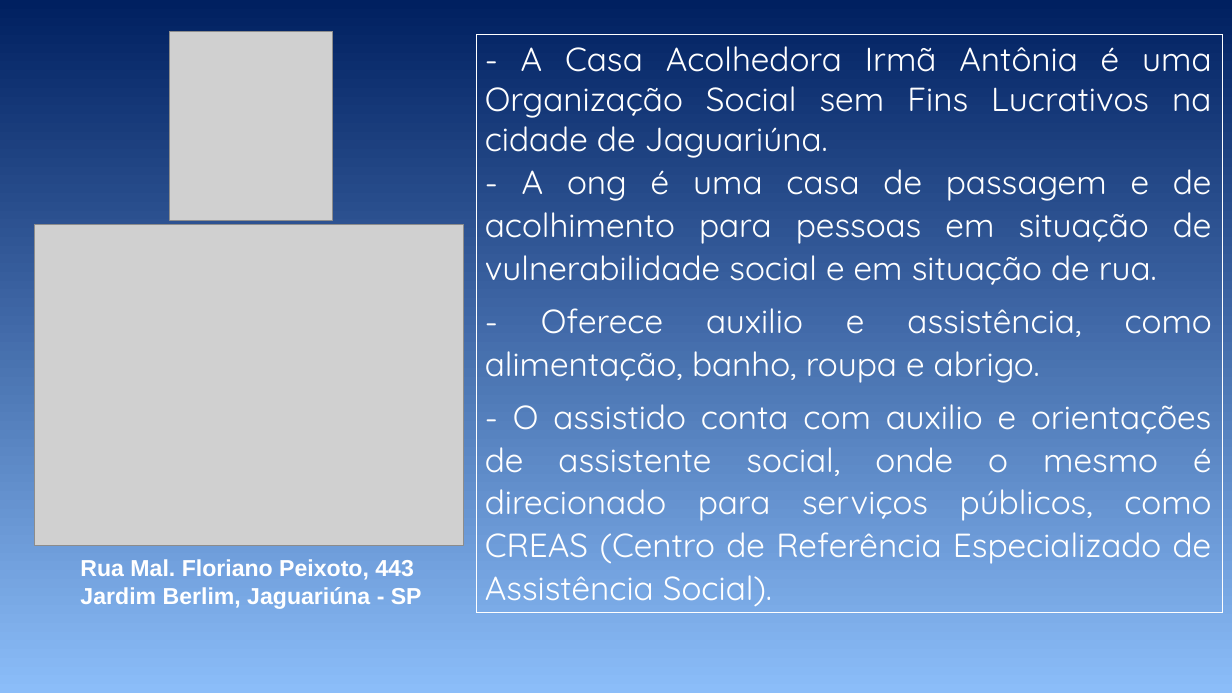
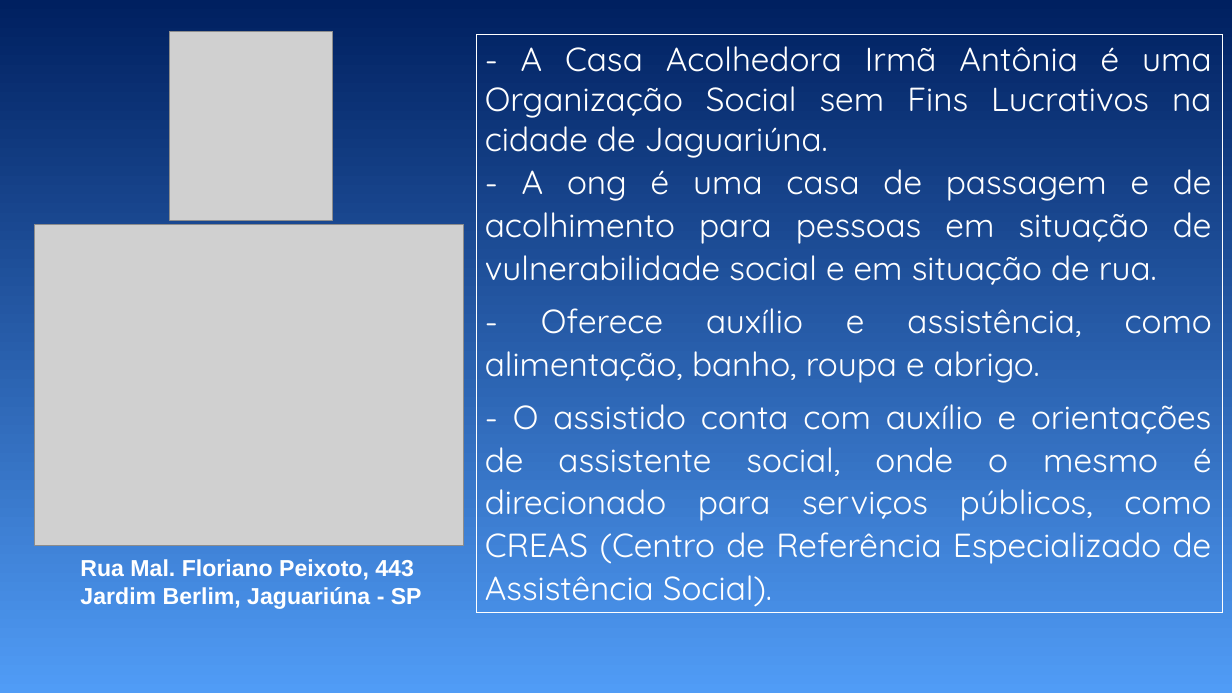
Before and after one commit to LeoImenes/Projeto-ONG, a slide deck: slide 2 of Apresentação/Apresentação.ppt. Drawn at 1232x693 pixels with LibreOffice and Linux fonts; fonts in the diff are those of the drawing; grey boxes stand for pictures. Boxes give left, top, right and bottom in pixels: in the first picture for what was removed or moved away, otherwise in the second. Text is boxed around its words. In the diff, an @@ line names an element or a change of style, - is before the commit and + after.

```diff
--- a/Apresentação/Apresentação.ppt
+++ b/Apresentação/Apresentação.ppt
@@ background gradient #002060 to #8BBDF9 to gradient #002060 to #509CF6 @@
@@ text in rectangle at bbox=[485, 308, 1212, 607]: text changed @@
-- Oferece auxilio e assistência, como alimentação, banho, roupa e abrigo.
-- O assistido conta com auxilio e orientações de assistente social, onde o mesmo é direcionado para serviços públicos, como CREAS (Centro de Referência Especializado de Assistência Social).
+- Oferece auxílio e assistência, como alimentação, banho, roupa e abrigo.
+- O assistido conta com auxílio e orientações de assistente social, onde o mesmo é direcionado para serviços públicos, como CREAS (Centro de Referência Especializado de Assistência Social).
```
Also in this commit, not shown: 1 other slide changed, 1 other file.
